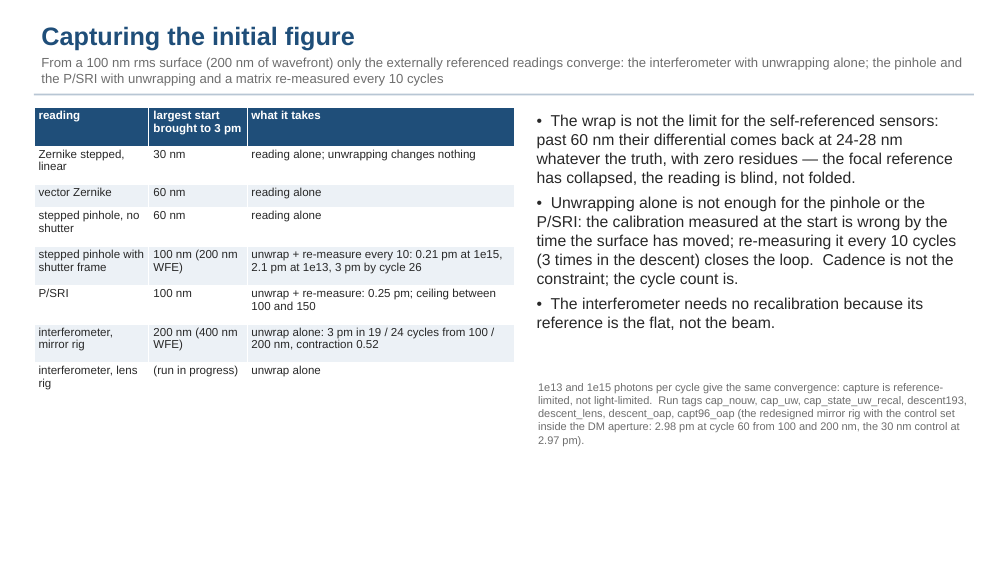
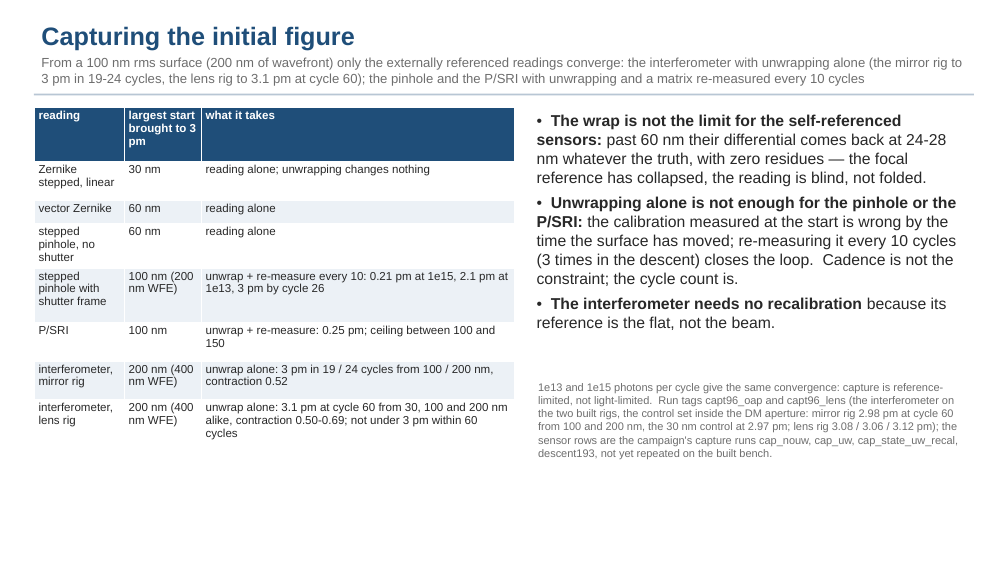
Before and after one commit to nasa-jpl/macos, a slide deck: slide 30 of demo_session/deck_gauges.pptx. Drawn at 1008x567 pixels with LibreOffice and Linux fonts; fonts in the diff are those of the drawing. Boxes give left, top, right and bottom in pixels: in the first picture for what was removed or moved away, otherwise in the second. Text is boxed around its words. In the diff, an @@ line names an element or a change of style, - is before the commit and + after.

```diff
--- a/demo_session/deck_gauges.pptx
+++ b/demo_session/deck_gauges.pptx
@@ text at [41,57,962,86]: text changed @@
-From a 100 nm rms surface (200 nm of wavefront) only the externally referenced readings converge: the interferometer with unwrapping alone; the pinhole and the P/SRI with unwrapping and a matrix re-measured every 10 cycles
+From a 100 nm rms surface (200 nm of wavefront) only the externally referenced readings converge: the interferometer with unwrapping alone (the mirror rig to 3 pm in 19-24 cycles, the lens rig to 3.1 pm at cycle 60); the pinhole and the P/SRI with unwrapping and a matrix re-measured every 10 cycles
@@ table at [34,107,514,448] @@
-row 8, column 2: (run in progress)
+row 8, column 2: 200 nm (400 nm WFE)
-row 8, column 3: unwrap alone
+row 8, column 3: unwrap alone: 3.1 pm at cycle 60 from 30, 100 and 200 nm alike, contraction 0.50-0.69; not under 3 pm within 60 cycles
@@ text "• The wrap is not ..." at [537,114,957,330]: bold on in "The wrap is not the limit for ...", "Unwrapping alone is not enough for the ...", "The interferometer needs no recalibration" @@
@@ text at [538,383,958,459]: text changed @@
-1e13 and 1e15 photons per cycle give the same convergence: capture is reference-limited, not light-limited. Run tags cap_nouw, cap_uw, cap_state_uw_recal, descent193, descent_lens, descent_oap, capt96_oap (the redesigned mirror rig with the control set inside the DM aperture: 2.98 pm at cycle 60 from 100 and 200 nm, the 30 nm control at 2.97 pm).
+1e13 and 1e15 photons per cycle give the same convergence: capture is reference-limited, not light-limited. Run tags capt96_oap and capt96_lens (the interferometer on the two built rigs, the control set inside the DM aperture: mirror rig 2.98 pm at cycle 60 from 100 and 200 nm, the 30 nm control at 2.97 pm; lens rig 3.08 / 3.06 / 3.12 pm); the sensor rows are the campaign's capture runs cap_nouw, cap_uw, cap_state_uw_recal, descent193, not yet repeated on the built bench.
```
Also in this commit, not shown: 38 other slides changed, 21 other files.
